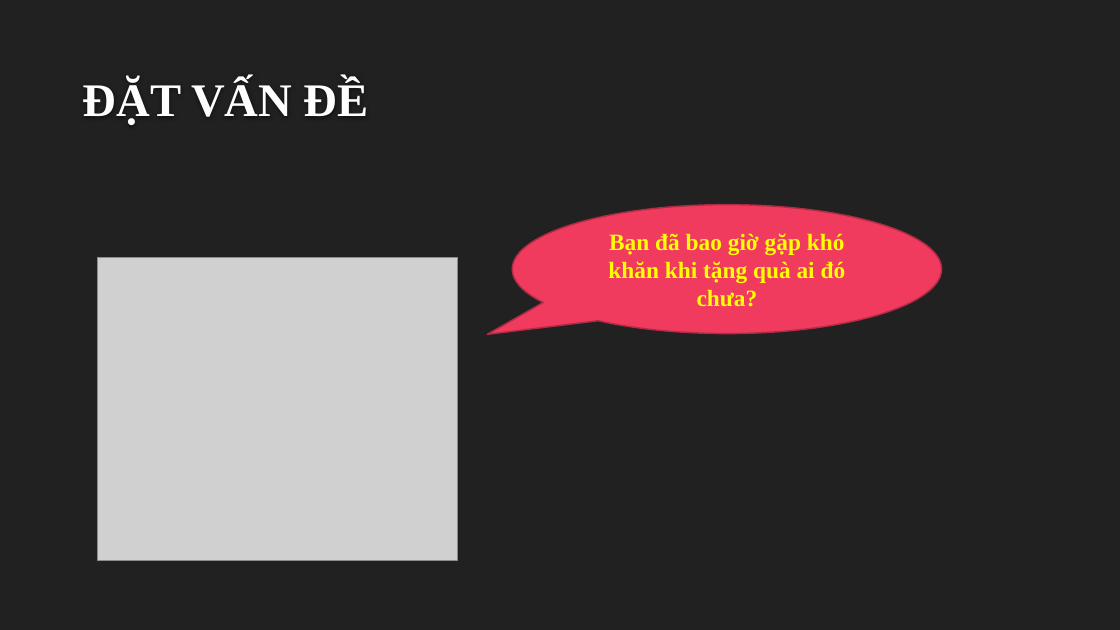
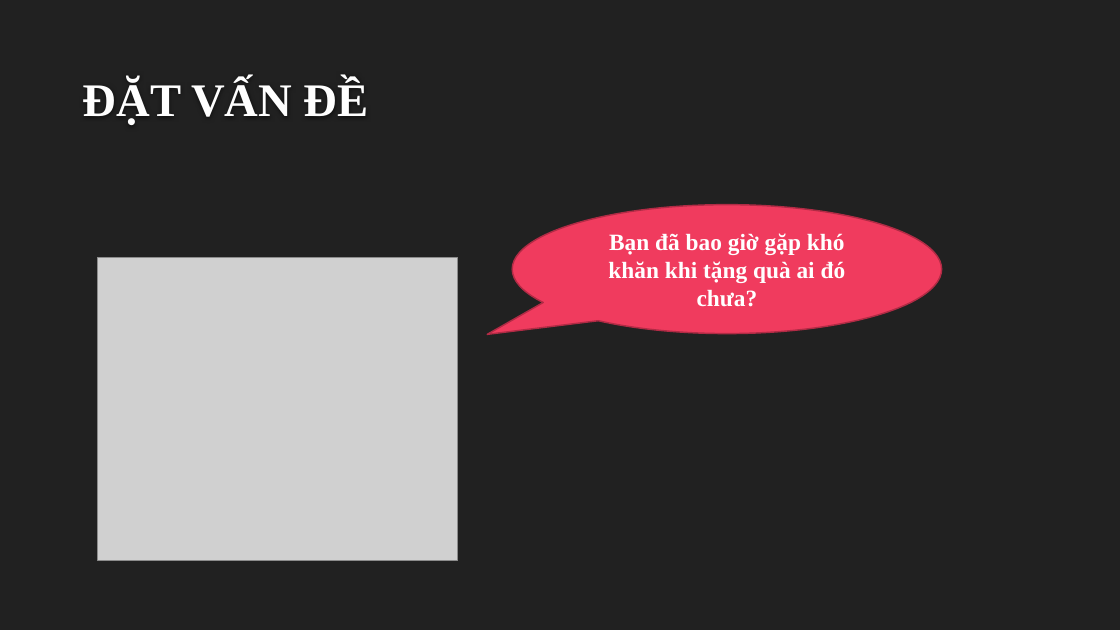
Before and after one commit to archimonde12/suggestGiftWebsite, a slide deck: slide 4 of PROJECT PRESENTATION.pptx. Drawn at 1120x630 pixels with LibreOffice and Linux fonts; fonts in the diff are those of the drawing; grey boxes stand for pictures; background and template pictures are left out. Boxes give left, top, right and bottom in pixels: in the first picture for what was removed or moved away, otherwise in the second. Text is boxed around its words. In the diff, an @@ line names an element or a change of style, - is before the commit and + after.

Commit message:
update PP - HV

```diff
--- a/PROJECT PRESENTATION.pptx
+++ b/PROJECT PRESENTATION.pptx
@@ speech bubble "Bạn đã bao giờ gặp ..." at [513,205,942,334]: text colour #FFFF00 to #FFFFFF @@
```
Also in this commit, not shown: 3 other slides changed.
